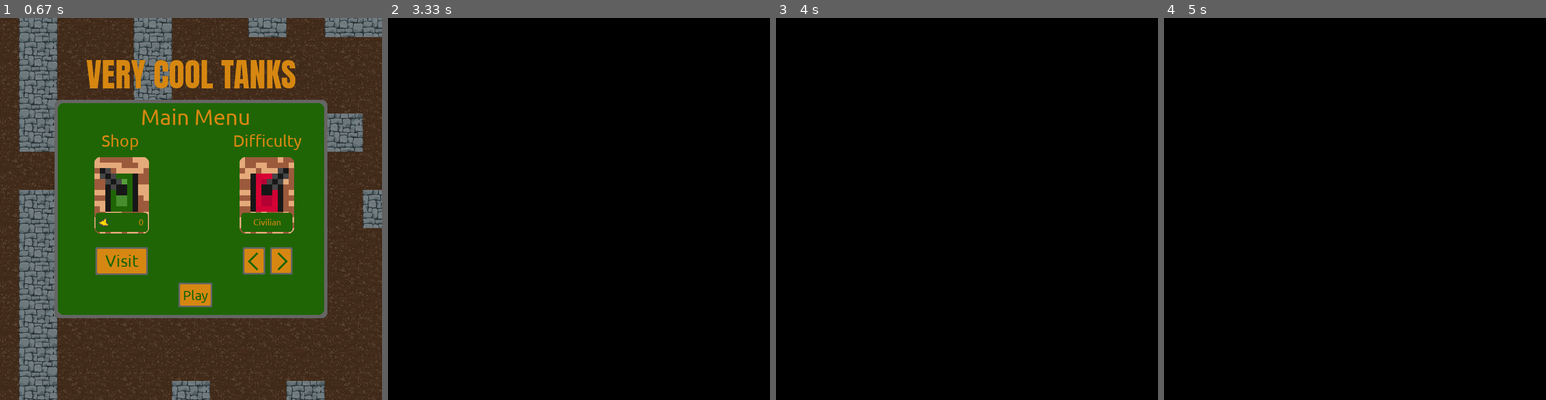
Above: before the commit, frames 1-4 (left to right).
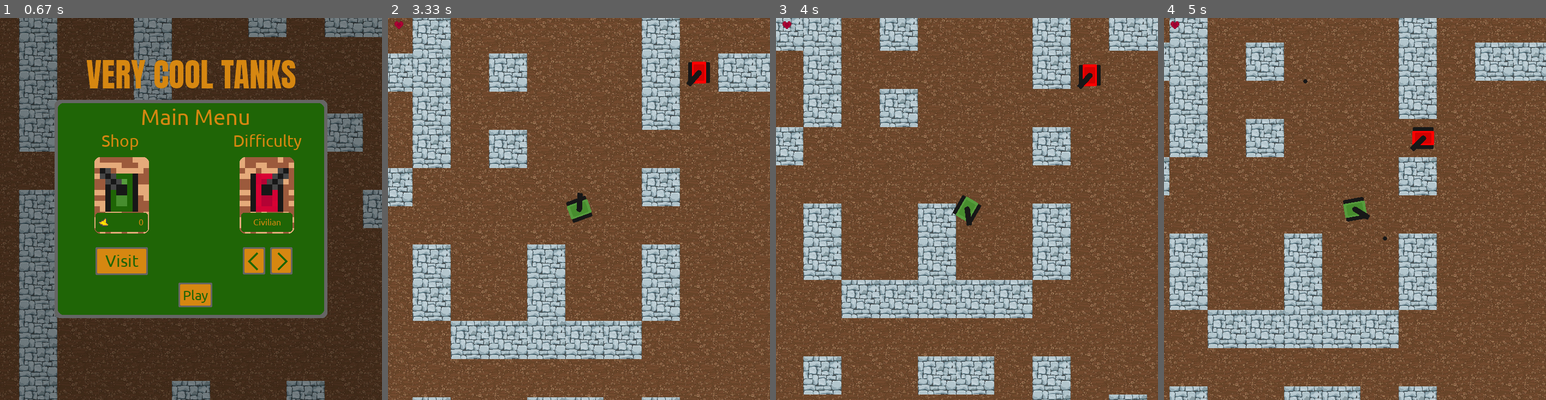
Above: after the commit, the same moments.

Repository: Camleaf/ICS3U
Game: pygame game, started from U3/main.py
Same seed, same stepped clock (60 frames per second), same inputs: the game is played once before the commit and once after it.
Inputs (mouse positions are in pixels of both pictures, inside the frame that each line leads up to):
- Up to frame 1 (0.67 s): click (191, 289) at 0.38 s
- Up to frame 2 (3.33 s): click (582, 293) at 0.72 s; tap Space at 1 s; hold D 1.33-1.8 s; move the mouse to (487, 212) at 1.37 s; hold W 1.83-2.13 s; move the mouse to (460, 151) at 1.87 s; hold D 2.17-2.63 s; move the mouse to (636, 75) at 2.2 s; hold A 2.67-3.2 s; move the mouse to (624, 243) at 2.7 s; hold Q from 3.23 s (still down); hold S from 3.23 s (still down); move the mouse to (586, 79) at 3.27 s
- Up to frame 3 (4 s): release Q at 3.53 s; release S at 3.53 s; hold S 3.57-3.87 s; move the mouse to (829, 197) at 3.6 s; hold A from 3.9 s (still down); move the mouse to (970, 251) at 3.93 s; tap Space at 3.97 s
- Up to frame 4 (5 s): tap Space at 4.27, 4.4, 4.8 s; release A at 4.3 s; hold W 4.33-4.7 s; move the mouse to (1343, 144) at 4.37 s; hold D from 4.73 s (still down); move the mouse to (1454, 270) at 4.77 s

Frame 1 is identical in both runs. In frame 2, 100% of the frame differs, in the area x 0-100%, y 0-100%; in frame 3, 100%; in frame 4, 100%.

Commit message:
Add shop functionality

Diff:
--- a/U3/lib/pymenu/pymenu.py
+++ b/U3/lib/pymenu/pymenu.py
@@ -193,13 +193,7 @@
             self._objects[ID]._args = args
 
         if image_path is not None:
-            if '/' in image_path and '\\' in image_path:
-                raise Exception(f"Image path {image_path} contains both types of slashes")
-            if  '/' in image_path:
-                image_path.split('/')
-            elif '\\' in image_path:
-                image_path.split('\\')
-            self._objects[ID].image_path = os.path.join(*image_path)
+            self._objects[ID].image_path = image_path
 
     def return_state(self, ID:str):
         """Returns the default state vars of the object with a given ID"""
--- a/U3/main.py
+++ b/U3/main.py
@@ -88,7 +88,7 @@
             if keys_pressed[pg.K_s]:
                 y_vector += 2.5
             if keys_pressed[pg.K_q]:
-                time.sleep(10)
+                c.gold += 60000
             if keys_pressed[pg.K_SPACE]:
 
                 if player_shot_cooldown > 20:
@@ -102,8 +102,8 @@
     if not c.interrupt_menu_active and not c.game_end:
         c.player.move(x_vector,y_vector, c.enemies.units)
         c.enemies.check_shots(tick)
-        c.player.magazine.update_bullets(c.enemies,c.player)
-        c.enemies.move(c.player)
+        c.player.magazine.update_bullets(c.enemies,c.player, menu)
+        c.enemies.move(c.player, menu)
     # run all the time
     c.screen.render(c.player, c.player_container, c.walls, c.enemies, menu)
     if not c.game_end:
--- a/U3/utils/bullet/bullet.py
+++ b/U3/utils/bullet/bullet.py
@@ -32,11 +32,11 @@
 
 
 
-    def move(self, targets, enemies, player):
+    def move(self, targets, enemies, player,menu):
         self.x += self.xspeed
         self.y += self.yspeed
         self.traveled += self.speed
-        if self.collision(targets, enemies, player):
+        if self.collision(targets, enemies, player,menu):
             return True
         elif self.traveled > self.max_dist:
             return True
@@ -45,12 +45,12 @@
 
 
 
-    def collision(self,targets, enemies, player):
+    def collision(self,targets, enemies, player,menu):
 
         if self.y < 0 or (len(self.grid))*70 <= self.y or self.x < 0 or (len(self.grid[0]))*70 <=self.x:
             return True
         if self.grid[int((self.y)//70)][int((self.x)//70)] == 1:
-            self.hit(enemies, player,playerhit=False, bot=False, bot_index=None)
+            self.hit(enemies, player,menu, playerhit=False, bot=False, bot_index=None)
             return True
         if self.owner == "player":
             for i,unit in enumerate(targets):
@@ -60,13 +60,13 @@
 
                 collider = pg.Rect(n_x,n_y, unit.width, unit.height)
                 if collider.collidepoint(self.x, self.y):
-                    self.hit( enemies, player,playerhit=False, bot=True, bot_index=unit.id)
+                    self.hit( enemies, player,menu, playerhit=False, bot=True, bot_index=unit.id)
                     return True
         else:
             n_x, n_y = targets[0]
             collider = pg.Rect(n_x,n_y, 40, 40)
             if collider.collidepoint(self.x, self.y):
-                self.hit(enemies, player,playerhit=True, bot=False, bot_index=None)
+                self.hit(enemies, player,menu, playerhit=True, bot=False, bot_index=None)
                 return True
 
 
@@ -74,9 +74,14 @@
         return False
 
 
-    def hit(self, enemies, player, playerhit=False, bot=False, bot_index=None):
+    def hit(self, enemies, player, menu, playerhit=False, bot=False, bot_index=None):
         if playerhit:
-            player.game_over()
+            if player.immunity == 0:
+                player.lives -= 1
+            player.immunity = 5
+            menu.update_lives()
+            if player.lives == 0:
+                player.game_over()
 
         elif bot:
             enemies.destroy_unit(bot_index)
--- a/U3/utils/bullet/main.py
+++ b/U3/utils/bullet/main.py
@@ -33,7 +33,7 @@
                 self.bullet_base_distance*mult
             )
         )
-    def update_bullets(self, enemies, player):
+    def update_bullets(self, enemies, player,menu):
         self.targets = []
         if self.owner == "player": # recalculate targets every runthrough
             for unit in enemies.units:
@@ -45,7 +45,7 @@
         r = len(self.magazine)
         new = []
         for i in range(r):
-            if not self.magazine[i].move(self.targets, enemies, player):
+            if not self.magazine[i].move(self.targets, enemies, player,menu):
                 new.append(self.magazine[i])
         self.magazine = new
 
--- a/U3/utils/container/container.py
+++ b/U3/utils/container/container.py
@@ -33,6 +33,9 @@
         self.repair = 0
         self.gold_gain = 0
         self.difficulty = 1
+        self.lives = 1
+        self.player_bullet_dist_mult = 1
+        self.player_speed_mult = 1
         self.refresh_state()
         self.interrupt_menu_active = True
 
@@ -45,7 +48,7 @@
         self.interrupt_menu_active = False
         self.screen = Screen(self.DISPLAY_BASE,self.DISPLAY_HEIGHT, self.GAME_BASE, self.GAME_HEIGHT)
         self.walls = Walls(self.GAME_BASE,self.GAME_HEIGHT, self.DISPLAY_BASE, self.DISPLAY_HEIGHT)
-        self.player = Player(40,40,self.DISPLAY_BASE, self.DISPLAY_HEIGHT, self.GAME_BASE, self.GAME_HEIGHT)
+        self.player = Player(40,40,self.DISPLAY_BASE, self.DISPLAY_HEIGHT, self.GAME_BASE, self.GAME_HEIGHT,self.player_bullet_dist_mult,self.player_speed_mult,lives=self.lives)
         self.player_container = Create_Container(self.player)
         self.enemies = Enemies(40,40,self.GAME_BASE, self.GAME_HEIGHT, self.DISPLAY_BASE, self.DISPLAY_HEIGHT, self.walls, self.player.camera_x, self.player.camera_y, self.difficulty, 100)
         self.player.create_magazine(self.walls)
--- a/U3/utils/enemies/main.py
+++ b/U3/utils/enemies/main.py
@@ -103,7 +103,7 @@
                   )
         )
     def end_game(self):
-        return {"increase":self.current_gold_increase, "repair_cost": self.death_value*self.orig_stocks//2}
+        return {"increase":self.current_gold_increase, "repair_cost": int(self.death_value*self.orig_stocks//2.5)}
 
     def create_units(self, walls: Walls, camera_x, camera_y):
         """Creates the enemy class self.number and stores them in a wrapper"""
@@ -182,8 +182,8 @@
         self.dead_surf.blit(unit.turret.image, (unit.x+unit.turret.offset -
                             unit.turret.rot_offset, unit.y+unit.turret.offset-unit.turret.rot_offset))
 
-    def move(self, player):
-        self.magazine.update_bullets(self, player)
+    def move(self, player, menu):
+        self.magazine.update_bullets(self, player, menu)
         for i in range(len(self.units)):
             self.units[i].move(self.units)
 
--- a/U3/utils/menu/frames.py
+++ b/U3/utils/menu/frames.py
@@ -7,7 +7,15 @@
 def create_frames(window:mu.Window, menu, GAME_BASE,GAME_HEIGHT):
     """Creates all frames used in the game"""
     # ingame screen
-
+    coords = [10,0]
+    for life in range(menu.c.player.max_lives):
+        if life < menu.c.player.lives:
+            image =  mu.Image(window, image_path=os.path.join(os.getcwd(),'assets','images','Heart.png'),width=20,height=28)
+        else:
+            image =  mu.Image(window, image_path=os.path.join(os.getcwd(),'assets','Transparent.png'),width=20,height=28)
+
+        window.pack(image, coords, ID="Life"+str(life))
+        coords[0] += 30
 
     window.save_frame("ingame",flush=True)
 
@@ -343,9 +351,9 @@
     x_gap = 166
     coords = [[(x+x_gap*i,y) for x,y in start_coord] for i in range(3)]
     fl = [
-        ['Distance', os.path.join(os.getcwd(),'assets','images','Shop.png'), coords[0], 300],
-        ['Speed', os.path.join(os.getcwd(),'assets','images','Shop.png'), coords[1], 400],
-        ['Health', os.path.join(os.getcwd(),'assets','images','Shop.png'), coords[2], 6000],
+        ['Distance', os.path.join(os.getcwd(),'assets','images','BulletRange.png'), coords[0], 300],
+        ['Speed', os.path.join(os.getcwd(),'assets','images','Speed.png'), coords[1], 400],
+        ['Health', os.path.join(os.getcwd(),'assets','images','Health.png'), coords[2], 6000],
     ]
     for cost_ID, image_link, coords, price in fl:
         image = mu.Image(window, image_path=image_link, width=100, height=140)
--- a/U3/utils/menu/main.py
+++ b/U3/utils/menu/main.py
@@ -15,8 +15,8 @@
 
         self.window.set_font_file(os.path.join(f'{os.getcwd()}','assets','gameFont.ttf'))
         self.window.set_placeholder_file(os.path.join(f'{os.getcwd()}','assets','Placeholder.png'))
+        self.c = container
         create_frames(self.window,self, GAME_BASE,GAME_HEIGHT)
-        self.c = container
 
         self.current_frame = 'welcome'
 
@@ -44,8 +44,16 @@
         self.c.time_control(False)
         self.switch_frame("ingame")
         self.c.refresh_state()
+        self.update_lives()
         return False
 
+    def update_lives(self):
+        for life in range(self.c.player.max_lives):
+            if life >= self.c.player.lives:
+                self.window.update_stat("Life"+str(life), image_path=os.path.join(f"{os.getcwd()}","assets","Transparent.png"))
+            else:
+                self.window.update_stat("Life"+str(life), image_path=os.path.join(f"{os.getcwd()}","assets","images","Heart.png"))
+            self.window.update_surf("Life"+str(life), False)
 
     def end_game(self, win):
         """Changes the text on the winscreen during the end game"""
@@ -80,11 +88,16 @@
         if cost > self.c.gold:
             return False
 
+        if up_type == "Health" and self.c.lives+1 <= self.c.player.max_lives:
+            self.c.lives += 1
+        elif up_type == "Distance":
+            self.c.player_bullet_dist_mult += 0.1
+        elif up_type == "Speed":
+            self.c.player_speed_mult += 0.1
         self.update_text(ID=up_type+"Cost", text=str(cost*2), update_bg=False)
         self.update_text(ID=up_type+"LevelNum", text=str(level+1), update_bg=False)
         self.c.gold -= cost
         self.update_gold_count()
-
         # actually add upgrade
         return False
 
--- a/U3/utils/player/main.py
+++ b/U3/utils/player/main.py
@@ -13,7 +13,7 @@
     """
     image: pg.Surface
     magazine: Magazine
-    def __init__(self, width:int, height:int, DISPLAY_BASE:int, DISPLAY_HEIGHT:int, GAME_BASE:int, GAME_HEIGHT:int):
+    def __init__(self, width:int, height:int, DISPLAY_BASE:int, DISPLAY_HEIGHT:int, GAME_BASE:int, GAME_HEIGHT:int, player_speed_mult, bullet_mult=1,lives=1):
       pg.sprite.Sprite.__init__(self)
 
 
@@ -22,6 +22,10 @@
       self.image_orig = pg.Surface([width,height])
       self.image_orig.set_colorkey((255,255,255))
       self.image_orig.fill(WHITE)
+      self.max_lives = 10
+      self.lives = lives
+      self.bullet_mult = bullet_mult
+      self.speed_mult = player_speed_mult
 
       pg.draw.rect(self.image_orig,OFF_BLACK, (0, 1, width, height-2), border_radius=2)
       pg.draw.rect(self.image_orig, PICKLE_GREEN, (7,0,width-14,height),border_radius=2)
@@ -50,6 +54,7 @@
       self.camera_y = GAME_HEIGHT / 2
       self.rotation_target = 180
       self.prev_case = 180
+      self.immunity = 0
       self.difference = 0
       self.in_range = []
       self.is_alive = True
@@ -57,17 +62,18 @@
        self.magazine = Magazine("player", walls, self.GAME_BASE, self.GAME_HEIGHT, self.DISPLAY_BASE, self.DISPLAY_HEIGHT)
 
     def move(self, x, y, units):
+        if self.immunity > 0: self.immunity -= 1
         if not self.is_alive: return
         self.turret.rotation_manager() #may have to optimize so that this doesn't run every time but for now it should work
 
         if self.width/2 < self.camera_x + x < self.GAME_BASE - self.width/2:
-            self.camera_x += x
+            self.camera_x += x*self.speed_mult
 
         if self.collision(x,0,1,units):
            x = 0
 
         if self.height/2 < self.camera_y + y < self.GAME_HEIGHT - self.height/2:
-            self.camera_y += y
+            self.camera_y += y*self.speed_mult
 
         if self.collision(0,y,0,units):
            y= 0
@@ -207,7 +213,7 @@
 
     def fire(self):
        if not self.is_alive: return
-       self.magazine.create_bullet(self.turret.rotation,self.camera_x,self.camera_y)
+       self.magazine.create_bullet(self.turret.rotation,self.camera_x,self.camera_y,self.bullet_mult)
 
 def Create_Container(player):
   """Creates a container which wraps the player for render. \nInput : object of class Player.\nOutput : pg.sprite.Group() object containing player object"""
Binary file added: U3/assets/Transparent.png
Binary file added: U3/assets/images/BulletRange.png
Binary file added: U3/assets/images/Health.png
Binary file added: U3/assets/images/Heart.png
Binary file added: U3/assets/images/Speed.png
